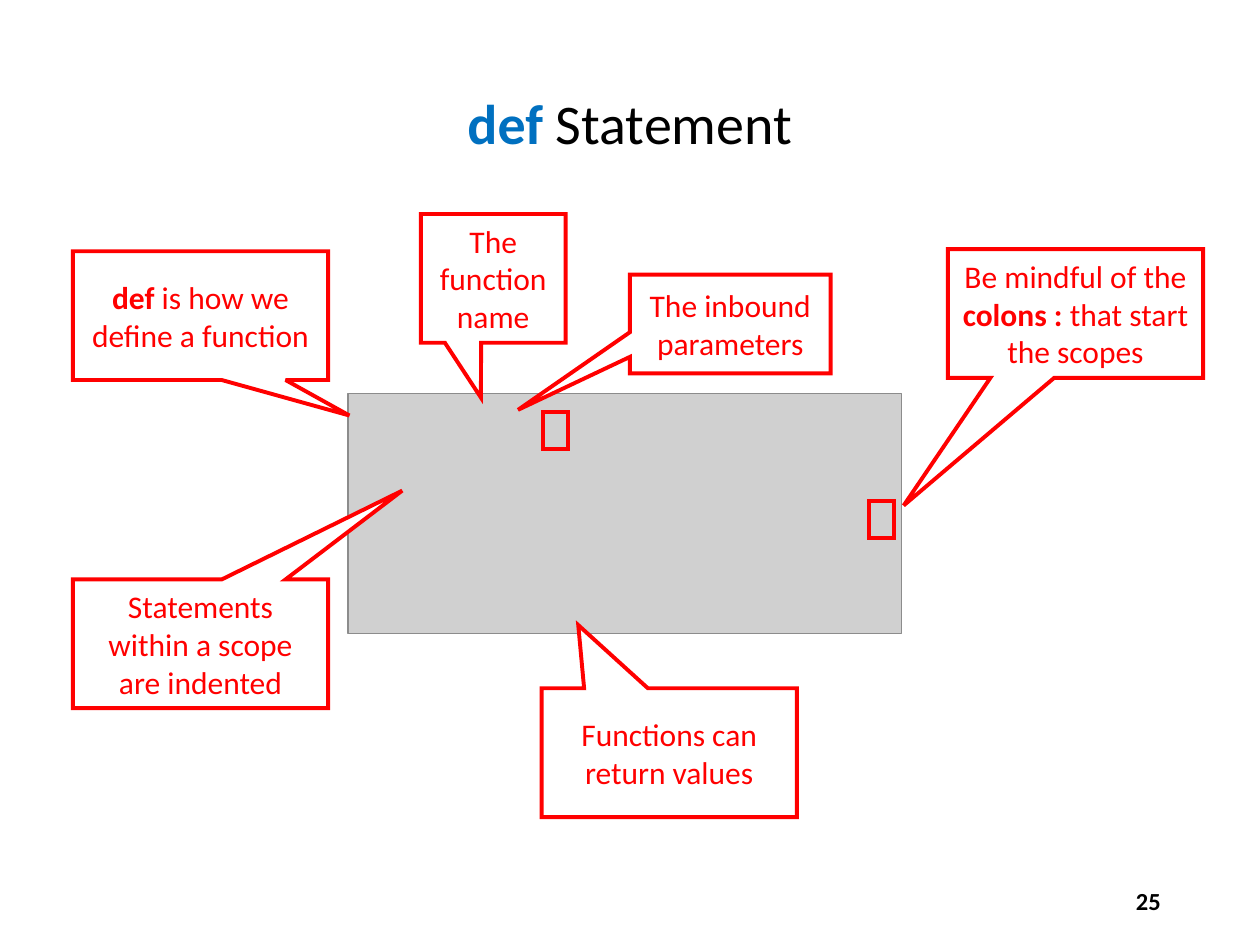
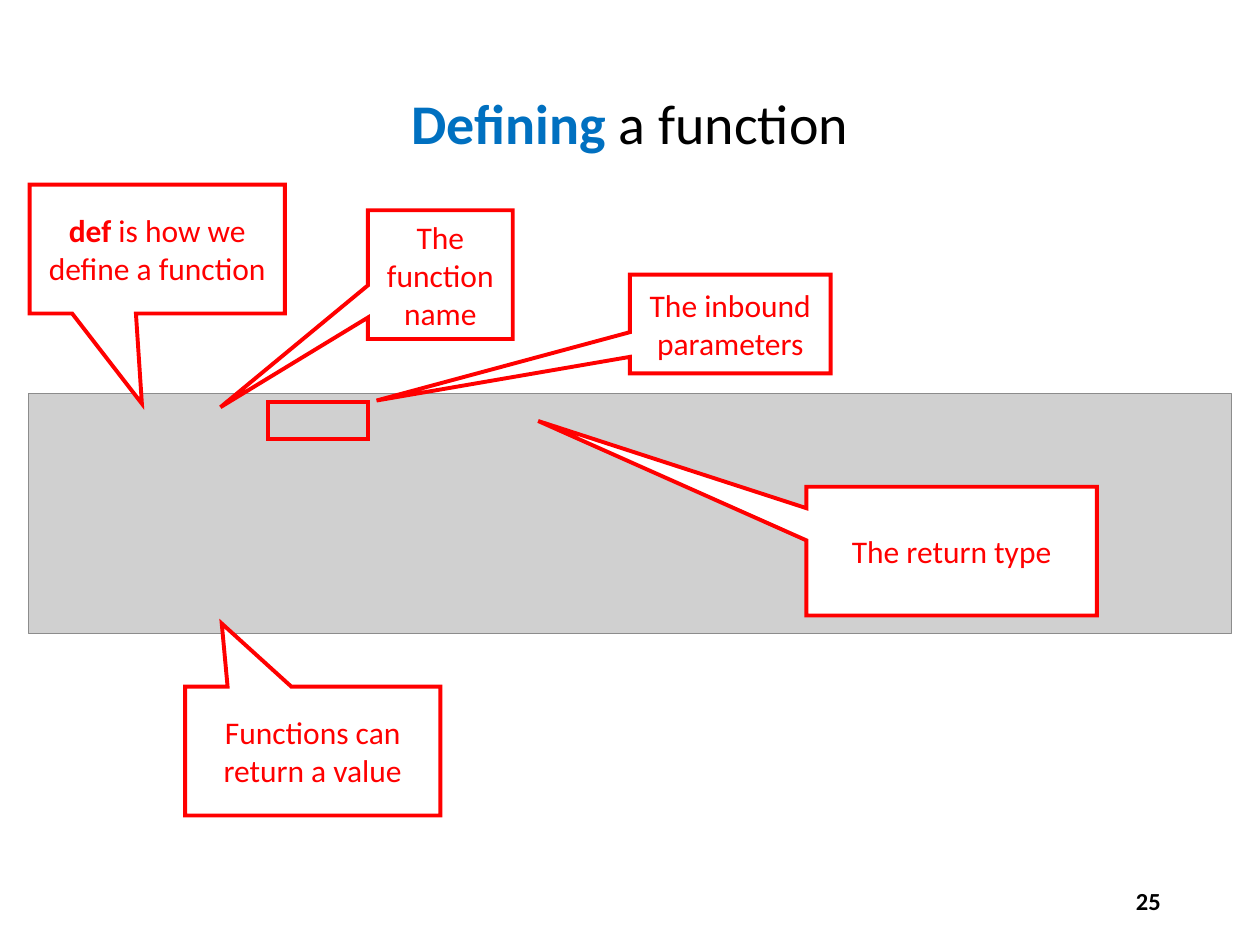
Before and after one commit to noahchampagne/QIS101, a slide deck: slide 25 of slides/Session 03 - Introducing Python/Session 03 - Introducing Python.pptx. Drawn at 1260x945 pixels with LibreOffice and Linux fonts; fonts in the diff are those of the drawing; grey boxes stand for pictures. Boxes give left, top, right and bottom in pixels: in the first picture for what was removed or moved away, otherwise in the second. Text is boxed around its words. In the diff, an @@ line names an element or a change of style, - is before the commit and + after.

Commit message:
Update screenshots

```diff
--- a/slides/Session 03 - Introducing Python/Session 03 - Introducing Python.pptx
+++ b/slides/Session 03 - Introducing Python/Session 03 - Introducing Python.pptx
@@ title at box(411, 104, 848, 154): text changed @@
-def Statement
+Defining a function
@@ speech box "def is how we define ...": place and size @@
-speech box "def is how we define ..." at box(73, 251, 329, 379)
+speech box "def is how we define ..." at box(29, 185, 285, 314)
@@ speech box "The function name": place and size @@
-speech box "The function name" at box(421, 214, 566, 343)
+speech box "The function name" at box(368, 210, 513, 339)
@@ picture added at box(29, 394, 1232, 634) @@
@@ rectangle: place and size @@
-rectangle at box(543, 412, 568, 449)
+rectangle at box(268, 402, 368, 438)
@@ picture removed at box(348, 393, 901, 633) @@
@@ proportions changed in 3 elements at box(368, 210, 513, 339), box(29, 185, 285, 314), box(806, 486, 1097, 615) @@
@@ speech box "The return type": place and size @@
-speech box "The return type" at box(948, 249, 1203, 378)
+speech box "The return type" at box(806, 486, 1097, 615)
@@ rectangle removed at box(869, 501, 895, 538) @@
@@ text in speech box at box(852, 541, 1051, 568): text changed @@
-Be mindful of the colons : that start the scopes
+The return type
@@ speech box removed at box(73, 580, 329, 708) @@
-Statements within a scope are indented
@@ speech box "Functions can return a value": place and size @@
-speech box "Functions can return a value" at box(542, 688, 798, 816)
+speech box "Functions can return a value" at box(185, 687, 441, 815)
@@ text in speech box at box(224, 722, 401, 783): text changed @@
-Functions can return values
+Functions can return a value
```
Also in this commit, not shown: 15 other slides changed, 6 slides added.
